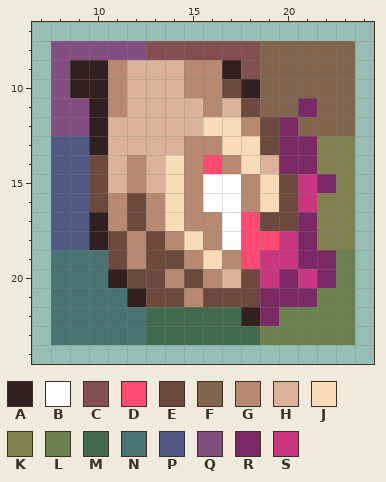
Two states of a pixel-art sprite, src/main/resources/assets/unofficial-monumenta-mod/textures/abilities/prismatic/color_splash.png. Above: the version before the commit.
The file is 32x32 pixels. Shown: x 7..24, y 7..24.
Palette (. is transparent): A #30211f  B #ffffff  C #824e4e  D #ff4a72  E #6c493d  F #82654e  G #b78970  H #dcb39a  J #f8dcb7  K #82804e  L #6c824e  M #43694b  N #487372  P #4e5882  Q #824e7f  R #7b2964  S #cb3681
Pixels before, first column x 8:
 8 QQQQQCCCCCCFFFFF
 9 QAAGHHHGGACFFFFF
10 QAAGHHHGGEAFFFFF
11 QQAGHHHHGHEFFRFF
12 QQAHHHHHJJGERFFF
13 PPAHHHHGGJJERRKK
14 PPEHGHJGDGJHRRKK
15 PPEHGHJGBBGJESRK
16 PPEGEGJGBBGJESKK
17 PPAGEGJGGBDEERKK
18 PPAEGEGJGBDDSRKK
19 NNNEGEEGJGDSSRRL
20 NNNAEEGEGHESRSRL
21 NNNNAEEGEEERRRLL
22 NNNNNMMMMMARLLLL
23 NNNNNMMMMMMLLLLL
After the commit:
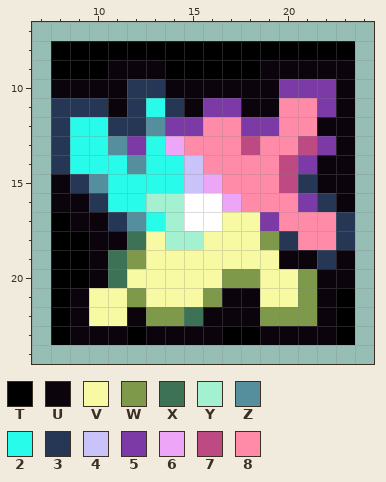
Colours new in this view: T #000000  U #0b040d  V #f8faa3  W #7f994b  X #3d7257  Y #a4f1d1  Z #558f9d  2 #28fbea  3 #263756  4 #c9c3f9  5 #7c3aa6  6 #eda6f7  7 #bd4a83  8 #ff8ba9
Difference:
Changed rows in their new state; - is an unchanged pixel.
first column x 8:
 8 TTTTTTTTTTTTTTTT
 9 TTTUUUTTTTTUUUUU
10 UUUU33UUUUUU555U
11 333U323U55UU885U
12 32233Z55885588UU
13 322Z52688878875U
14 3222Z224888875UU
15 U3Z22224688873UU
16 UU322YYB-688853U
17 TUU3Z2YBBVV58883
18 TTUUXVYYVVVW3883
19 TTUXWVVVVVVVUU3U
20 TTUXVVVVVWWVVWUU
21 TUVVWVVVWUUVVWUT
22 TUVVUWWXUUUWWWUT
23 TUUUTUUUUTTUUUUT
